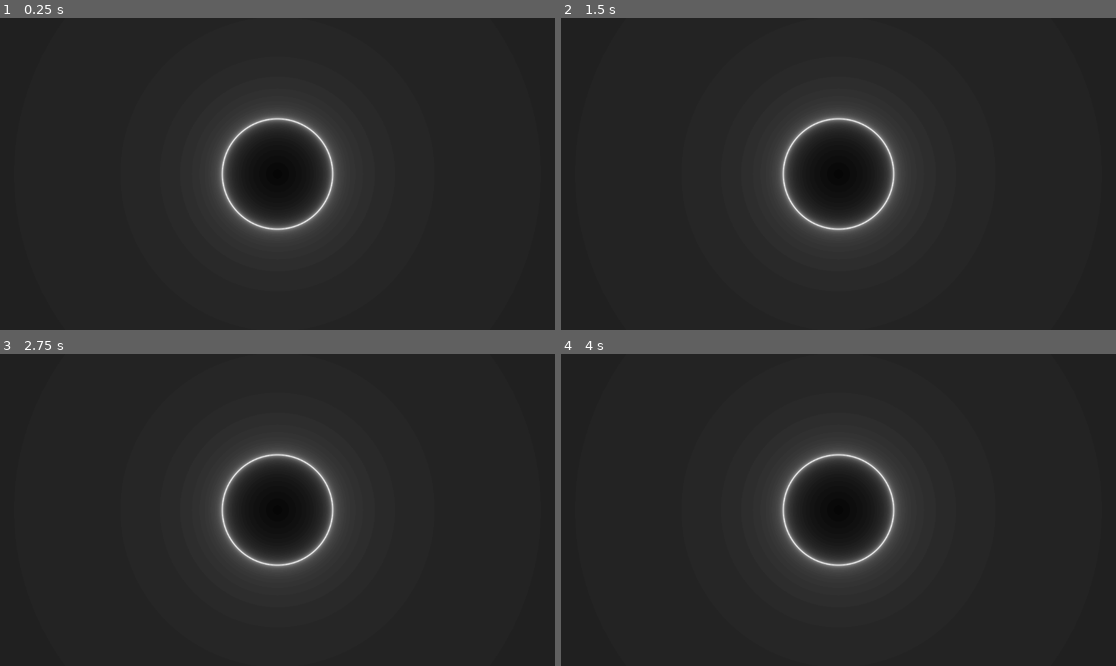
Above: before the commit, frames 1-4 (two rows, left to right).
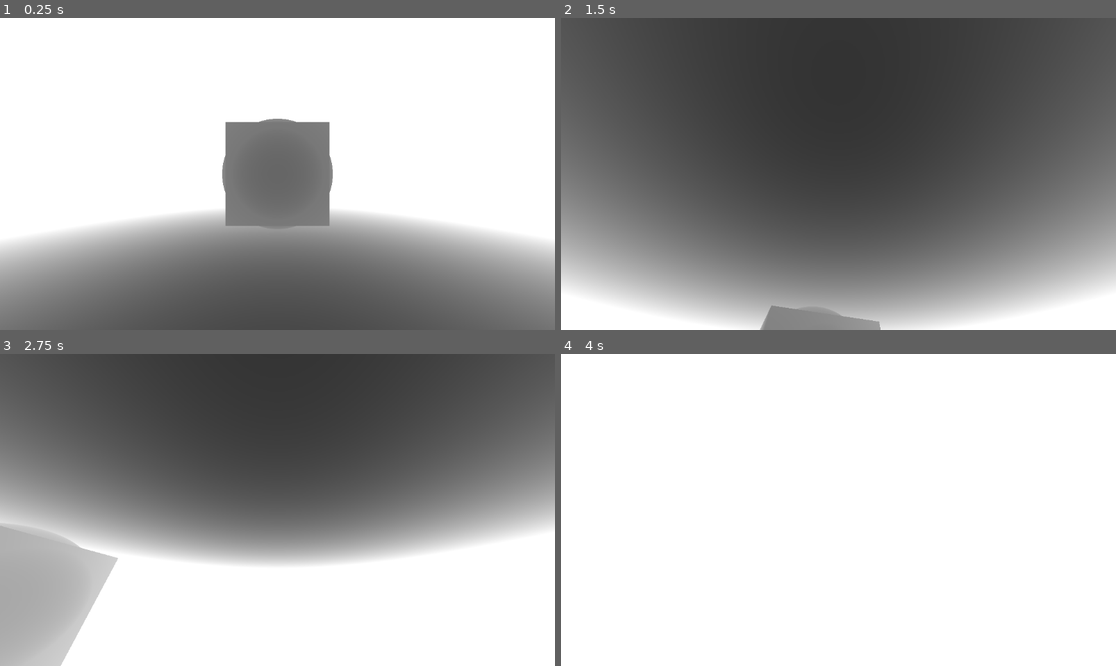
Above: after the commit, the same moments.

Repository: w01vs/shader-experiments
Game: Godot game, scene res://scenes/raymarching.tscn
Same seed, same stepped clock (60 frames per second), same inputs: the game is played once before the commit and once after it.
Inputs (mouse positions are in pixels of both pictures, inside the frame that each line leads up to):
- Up to frame 1 (0.25 s): no input
- Up to frame 2 (1.5 s): tap Enter at 0.5 s; move the mouse to (960, 158) at 0.52 s; hold D (right, bound only after the commit) 0.53-1.28 s; click (960, 158) at 0.67 s; move the mouse to (727, 189) at 1.27 s; hold S (backward, bound only after the commit) from 1.28 s (still down); click (727, 189) at 1.42 s
- Up to frame 3 (2.75 s): move the mouse to (333, 441) at 2.02 s; release S (backward, bound only after the commit) at 2.03 s; hold D (right, bound only after the commit) from 2.03 s (still down); click (333, 441) at 2.17 s
- Up to frame 4 (4 s): move the mouse to (810, 572) at 2.77 s; release D (right, bound only after the commit) at 2.78 s; hold W (forward, bound only after the commit) 2.78-3.53 s; click (810, 572) at 2.92 s; tap Space at 3.5 s; move the mouse to (1005, 556) at 3.52 s; hold A (left, bound only after the commit) from 3.53 s (still down); click (1005, 556) at 3.67 s

The runs differ from the first frame. In frame 1, 100% of the frame differs, in the area x 0-100%, y 0-100%; in frame 2, 80%; in frame 3, 88%; in frame 4, 100%.

Commit message:
camera is almost done

Diff:
--- a/project.godot
+++ b/project.godot
@@ -14,3 +14,43 @@
 run/main_scene="res://scenes/raymarching.tscn"
 config/features=PackedStringArray("4.3", "Forward Plus")
 config/icon="res://icon.svg"
+
+[input]
+
+forward={
+"deadzone": 0.5,
+"events": [Object(InputEventKey,"resource_local_to_scene":false,"resource_name":"","device":-1,"window_id":0,"alt_pressed":false,"shift_pressed":false,"ctrl_pressed":false,"meta_pressed":false,"pressed":false,"keycode":0,"physical_keycode":87,"key_label":0,"unicode":119,"location":0,"echo":false,"script":null)
+]
+}
+backward={
+"deadzone": 0.5,
+"events": [Object(InputEventKey,"resource_local_to_scene":false,"resource_name":"","device":-1,"window_id":0,"alt_pressed":false,"shift_pressed":false,"ctrl_pressed":false,"meta_pressed":false,"pressed":false,"keycode":0,"physical_keycode":83,"key_label":0,"unicode":115,"location":0,"echo":false,"script":null)
+]
+}
+left={
+"deadzone": 0.5,
+"events": [Object(InputEventKey,"resource_local_to_scene":false,"resource_name":"","device":-1,"window_id":0,"alt_pressed":false,"shift_pressed":false,"ctrl_pressed":false,"meta_pressed":false,"pressed":false,"keycode":0,"physical_keycode":65,"key_label":0,"unicode":97,"location":0,"echo":false,"script":null)
+]
+}
+right={
+"deadzone": 0.5,
+"events": [Object(InputEventKey,"resource_local_to_scene":false,"resource_name":"","device":-1,"window_id":0,"alt_pressed":false,"shift_pressed":false,"ctrl_pressed":false,"meta_pressed":false,"pressed":false,"keycode":0,"physical_keycode":68,"key_label":0,"unicode":100,"location":0,"echo":false,"script":null)
+]
+}
+up={
+"deadzone": 0.5,
+"events": [Object(InputEventKey,"resource_local_to_scene":false,"resource_name":"","device":-1,"window_id":0,"alt_pressed":false,"shift_pressed":false,"ctrl_pressed":false,"meta_pressed":false,"pressed":false,"keycode":0,"physical_keycode":32,"key_label":0,"unicode":32,"location":0,"echo":false,"script":null)
+, Object(InputEventKey,"resource_local_to_scene":false,"resource_name":"","device":-1,"window_id":0,"alt_pressed":false,"shift_pressed":false,"ctrl_pressed":false,"meta_pressed":false,"pressed":false,"keycode":0,"physical_keycode":81,"key_label":0,"unicode":113,"location":0,"echo":false,"script":null)
+]
+}
+down={
+"deadzone": 0.5,
+"events": [Object(InputEventKey,"resource_local_to_scene":false,"resource_name":"","device":-1,"window_id":0,"alt_pressed":false,"shift_pressed":false,"ctrl_pressed":false,"meta_pressed":false,"pressed":false,"keycode":0,"physical_keycode":67,"key_label":0,"unicode":99,"location":0,"echo":false,"script":null)
+, Object(InputEventKey,"resource_local_to_scene":false,"resource_name":"","device":-1,"window_id":0,"alt_pressed":false,"shift_pressed":false,"ctrl_pressed":false,"meta_pressed":false,"pressed":false,"keycode":0,"physical_keycode":69,"key_label":0,"unicode":101,"location":0,"echo":false,"script":null)
+]
+}
+click={
+"deadzone": 0.5,
+"events": [Object(InputEventMouseButton,"resource_local_to_scene":false,"resource_name":"","device":-1,"window_id":0,"alt_pressed":false,"shift_pressed":false,"ctrl_pressed":false,"meta_pressed":false,"button_mask":1,"position":Vector2(162, 27),"global_position":Vector2(171, 73),"factor":1.0,"button_index":1,"canceled":false,"pressed":true,"double_click":false,"script":null)
+]
+}
--- a/scenes/raymarching.tscn
+++ b/scenes/raymarching.tscn
@@ -5,12 +5,16 @@
 
 [sub_resource type="ShaderMaterial" id="ShaderMaterial_7ha7r"]
 shader = ExtResource("1_g5vds")
-shader_parameter/res = null
+shader_parameter/res = Vector2(1150, 646)
+shader_parameter/origin = Vector3(0, 0, -3)
+shader_parameter/rotation = null
+shader_parameter/down = Vector3(0, 1, 0)
 
 [sub_resource type="QuadMesh" id="QuadMesh_wmn2d"]
 
 [node name="Raymarching" type="MeshInstance2D"]
 material = SubResource("ShaderMaterial_7ha7r")
-scale = Vector2(320, 180)
+position = Vector2(-134, 180)
+scale = Vector2(2937, 1439)
 mesh = SubResource("QuadMesh_wmn2d")
 script = ExtResource("2_s3meg")
--- a/scripts/raymarching.gd
+++ b/scripts/raymarching.gd
@@ -1,25 +1,53 @@
 extends MeshInstance2D
 
+var pos: Vector3 = Vector3(0,0,-3)
+var deg_dir: Vector2 = Vector2(0, 0)
+var speed: float = 0.02
 
-# Called when the node enters the scene tree for the first time.
 func _ready() -> void:
 	update_quad_scale()
-	# Connect to the screen resize signal if the window is resizable
 	get_viewport().connect("size_changed", update_quad_scale)
 	material.set_shader_parameter("res", get_viewport().size)
-	scale = get_viewport().size
+	material.set_shader_parameter("origin", pos)
 
-# Called every frame. 'delta' is the elapsed time since the previous frame.
-func _process(_delta: float) -> void:
-	material.set_shader_parameter("res", get_viewport().size)
-	scale = get_viewport().size
+func _physics_process(_delta: float) -> void:
+	if Input.is_action_pressed("forward"):
+		pos.z += speed
+
+	if Input.is_action_pressed("backward"):
+		pos.z -= speed
+
+	if Input.is_action_pressed("right"):
+		pos.x += speed
+
+	if Input.is_action_pressed("left"):
+		pos.x -= speed
+
+	material.set_shader_parameter("origin", pos)
+
+func _unhandled_input(event)-> void:
+
+	if event is InputEventMouseMotion and Input.mouse_mode == Input.MOUSE_MODE_CAPTURED:
+		deg_dir += event.relative / 30
+		if deg_dir.x > 80:
+			deg_dir.x = 80
+		if deg_dir.y > 80:
+			deg_dir.y = 80
+		material.set_shader_parameter("rotation", deg_dir)
+
+	if event is InputEventMouseButton:
+		if event.button_index == 1:
+			Input.set_mouse_mode(Input.MOUSE_MODE_CAPTURED)
+
+		return
+
+	if event is InputEventKey:
+		if event.is_action_pressed("ui_cancel"):
+			Input.set_mouse_mode(Input.MOUSE_MODE_VISIBLE)
 
 func update_quad_scale() -> void:
-	# Get the current viewport size
 	var viewport_size = get_viewport().size
 
 	position = Vector2(viewport_size.x / 2, viewport_size.y /2)
 
-	# Set the scale of the MeshInstance3D based on the viewport size
-	# For example, making the width of the quad equal to the viewport's width.
 	scale = Vector2(viewport_size.x, viewport_size.y)
--- a/shaders/raymarching.gdshader
+++ b/shaders/raymarching.gdshader
@@ -1,40 +1,104 @@
 shader_type canvas_item;
 
 uniform vec2 res;
+uniform vec3 origin;
+uniform vec2 rotation;
+uniform vec3 down = vec3(0.,1.,0.);
 
 void vertex() {
 	// Called for every vertex the material is visible on.
 }
 
+// SDF for spheres
+float sd_sphere(vec3 p, float s) {
+	return length(p) - s;
+}
+
+//SDF for boxes
+float sdBox( vec3 p, vec3 b )
+{
+  vec3 q = abs(p) - b;
+  return length(max(q,0.0)) + min(max(q.x,max(q.y,q.z)),0.0);
+}
+
+float sd_plane(vec3 p, vec3 norm, float h)
+{
+	return dot(p ,normalize(norm)) + h;
+}
+
+
+float union(float d1, float d2) {
+	return min(d1, d2);
+}
+
+float sub(float d1, float d2) {
+	return max(-d1,d2);
+}
+
+float intersect(float d1 ,float d2) {
+	return max(d1, d2);
+}
+
+
 // SDF
-float map(vec3 point) {
-	return length(point) - 1.;
+float map(vec3 p) {
+	vec3 sphere_pos = vec3(0., 0., 0.);
+	float sphere = sd_sphere(p - sphere_pos, 1.);
+
+	float box = sdBox(p, vec3(.75));
+
+	float ground = sd_plane(p, vec3(0,-1,0), 1.);
+
+	return union(ground, union(sphere, box));
+}
+
+mat3 rotate_y(float angle) {
+    float c = cos(angle);
+    float s = sin(angle);
+    return mat3(
+        vec3(c, 0.0, -s),
+        vec3(0.0, 1.0, 0.0),
+        vec3(s, 0.0, c)
+    );
+}
+
+mat3 rotate_x(float angle) {
+    float c = cos(angle);
+    float s = sin(angle);
+    return mat3(
+        vec3(1.0, 0.0, 0.0),
+        vec3(0.0, c, s),
+        vec3(0.0, -s, c)
+    );
 }
 
 
 void fragment() {
+
 	// Called for every pixel the material is visible on.
 	vec2 uv = (FRAGCOORD.xy * 2. - res.xy) / res.y;
 	// Initialization
-	vec3 ray_origin = vec3(0., 0., -3.);
-	vec3 ray_direction = normalize(vec3(uv, 1.));
+	vec3 ray_direction = normalize(vec3(uv.x, uv.y, 1.));
 	vec3 out_color = vec3(0.);
 
+	ray_direction = rotate_y(rotation.x) * rotate_x(-rotation.y) * ray_direction;
 	float t = 0.;
 
 	// Raymarching
 	for(int i = 0; i < 80;i++) {
-		vec3 next_point = ray_origin + ray_direction * t;
+		vec3 next_point = origin + ray_direction * t;
 
 		float d = map(next_point);
 
 		t += d;
-		out_color = vec3(float(i)) / 80.;
+
 
 		if(d < .00001) break;
 		if(t > 1000.) break;
 
 	}
+
+	out_color = vec3(float(t)) * .2;
 
 	COLOR = vec4(out_color, 1);
 }
